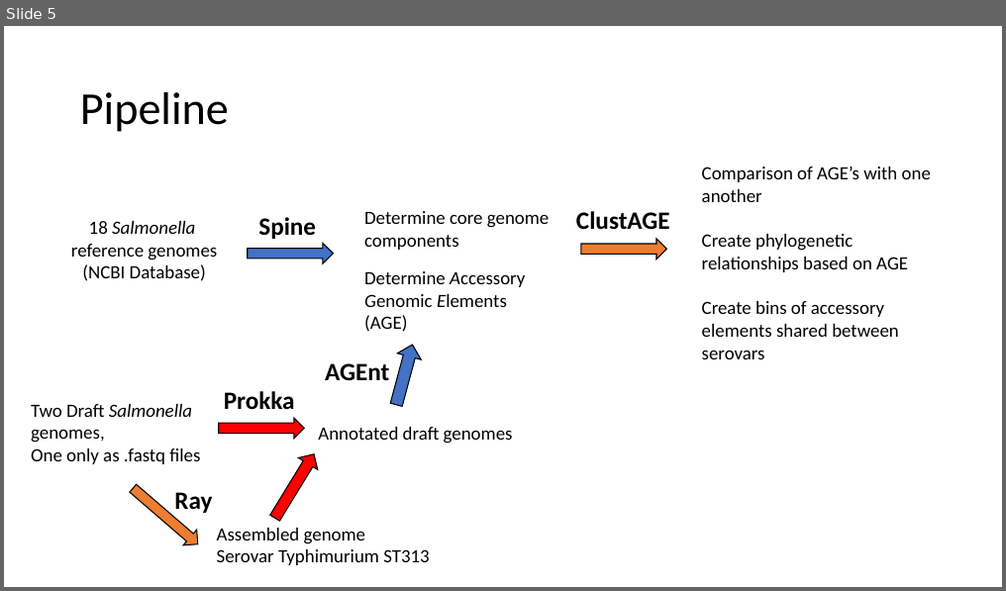
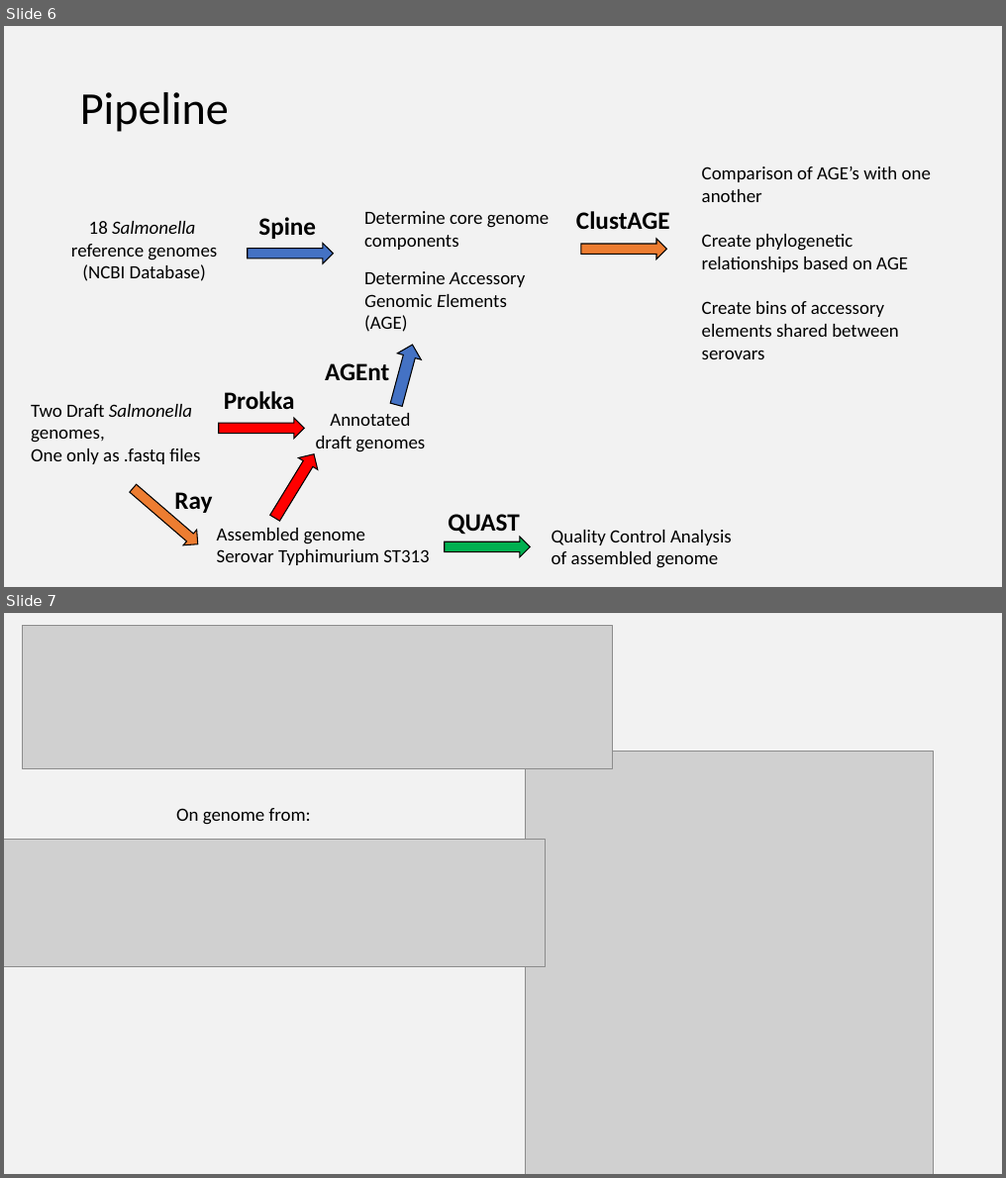
Before and after one commit to Yale-EEB723/finalproject, a slide deck: 190425_Verdegaal_EEB723_project.pptx. Shown one above the other, each under a label of ours: slide 5 before the commit, slides 6 and 7 after it. The pictures are 1006x591 and 1006x1178 pixels, drawn with LibreOffice and Linux fonts; fonts in the diff are those of the drawing; grey boxes stand for pictures. Boxes give left, top, right and bottom in pixels: in the first picture for what was removed or moved away, otherwise in the second. Text is boxed around its words. In the diff, an @@ line names an element or a change of style, - is before the commit and + after.

```diff
--- a/190425_Verdegaal_EEB723_project.pptx
+++ b/190425_Verdegaal_EEB723_project.pptx
@@ slide 7 added at (x1=4, y1=613, x2=1002, y2=1174), background #F2F2F2 @@
@@ picture added at (x1=22, y1=626, x2=613, y2=769) @@
@@ picture added at (x1=525, y1=752, x2=933, y2=1174) @@
@@ text added at (x1=176, y1=808, x2=311, y2=825), 18 pt, text #000000 @@
+On genome from:
@@ picture added at (x1=4, y1=839, x2=546, y2=967) @@
@@ what was slide 5 is now slide 6 @@
@@ slide 6 changed as well @@
@@ background #FFFFFF to #F2F2F2 @@
@@ text "Annotated draft genomes" moved from (x1=318, y1=427, x2=513, y2=444) to (x1=316, y1=413, x2=425, y2=453) @@
@@ text "Annotated draft genomes" at (x1=316, y1=413, x2=425, y2=453): alignment left to centre @@
@@ text added at (x1=448, y1=514, x2=519, y2=535), 24 pt, text #000000, bold @@
+QUAST
@@ text added at (x1=551, y1=530, x2=732, y2=569), 18 pt, text #000000 @@
+Quality Control Analysis of assembled genome
@@ right arrow added at (x1=445, y1=537, x2=530, y2=558), fill #00B050, outline #000000 1 pt @@
```
Also in this commit, not shown: 19 other slides changed, 3 other slides added, 2 slides removed, 6 other files.
